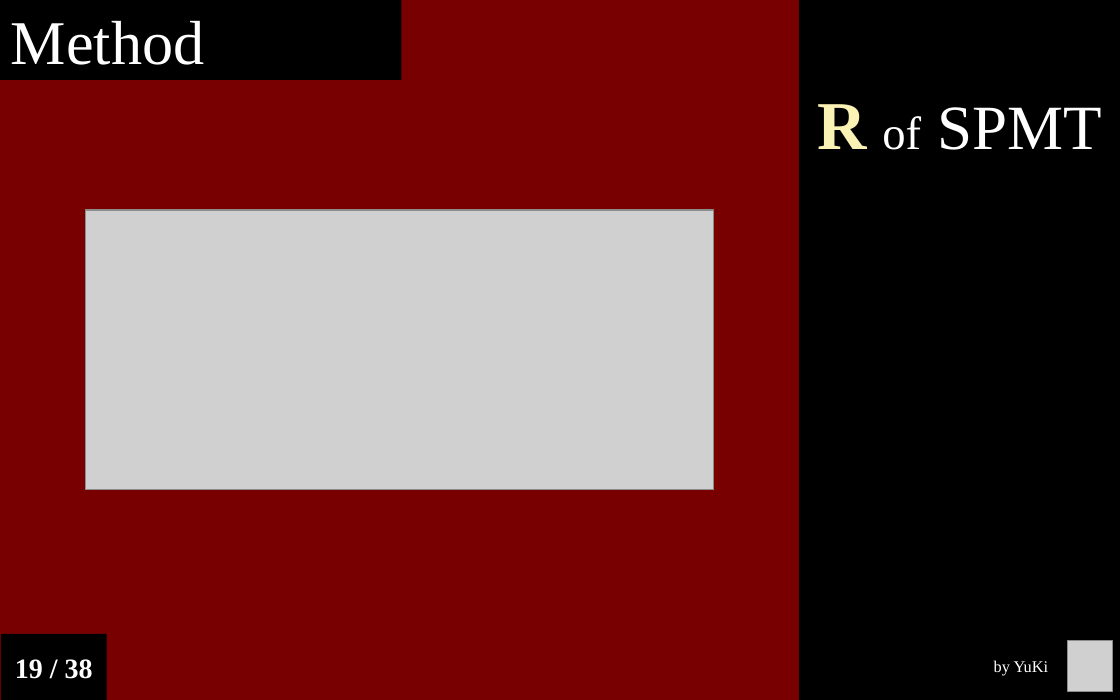
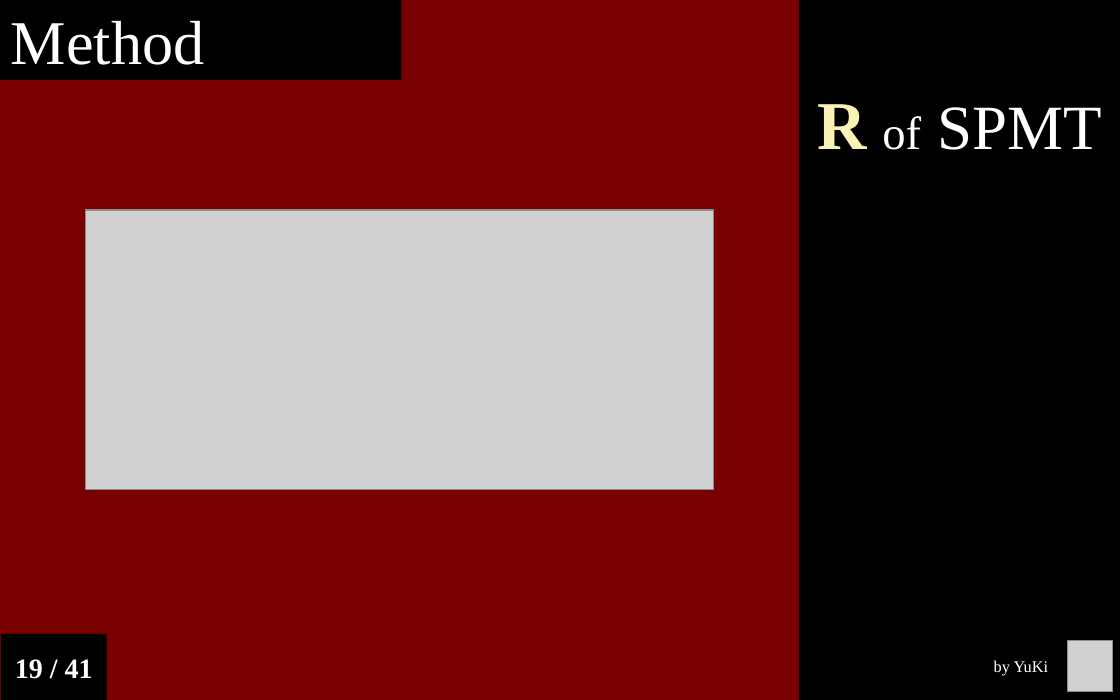
Before and after one commit to Chuan-Peng-Lab/ReliabilitySPE, a slide deck: slide 19 of 6_Reports/6_2_Phase_2/End_Semester_Report.pptx. Drawn at 1120x700 pixels with LibreOffice and Linux fonts; fonts in the diff are those of the drawing; grey boxes stand for pictures. Boxes give left, top, right and bottom in pixels: in the first picture for what was removed or moved away, otherwise in the second. Text is boxed around its words. In the diff, an @@ line names an element or a change of style, - is before the commit and + after.

```diff
--- a/6_Reports/6_2_Phase_2/End_Semester_Report.pptx
+++ b/6_Reports/6_2_Phase_2/End_Semester_Report.pptx
@@ text in rectangle at [15, 659, 93, 679]: text changed @@
-19 / 38
+19 / 41
```
Also in this commit, not shown: 36 other slides changed, 3 slides added.
